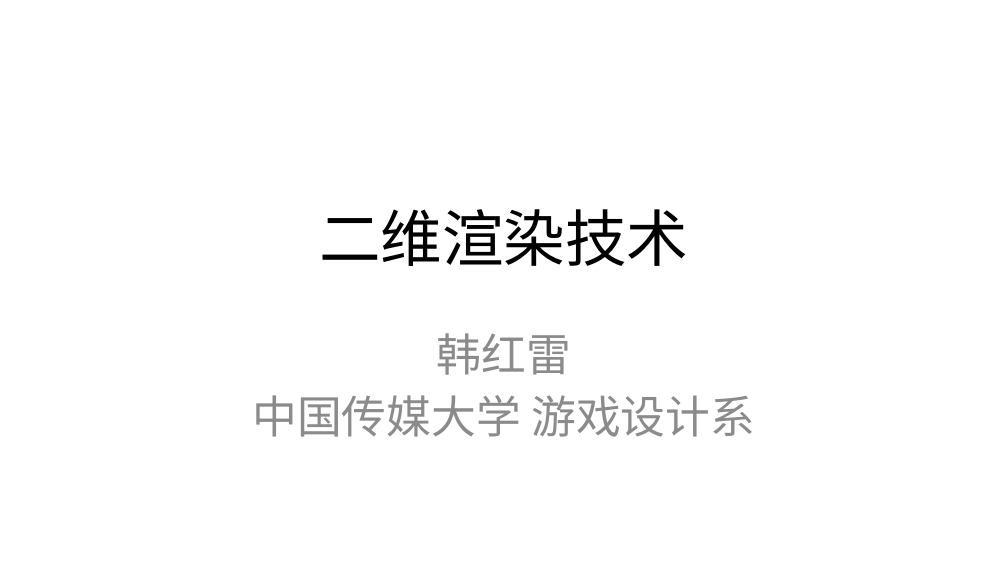
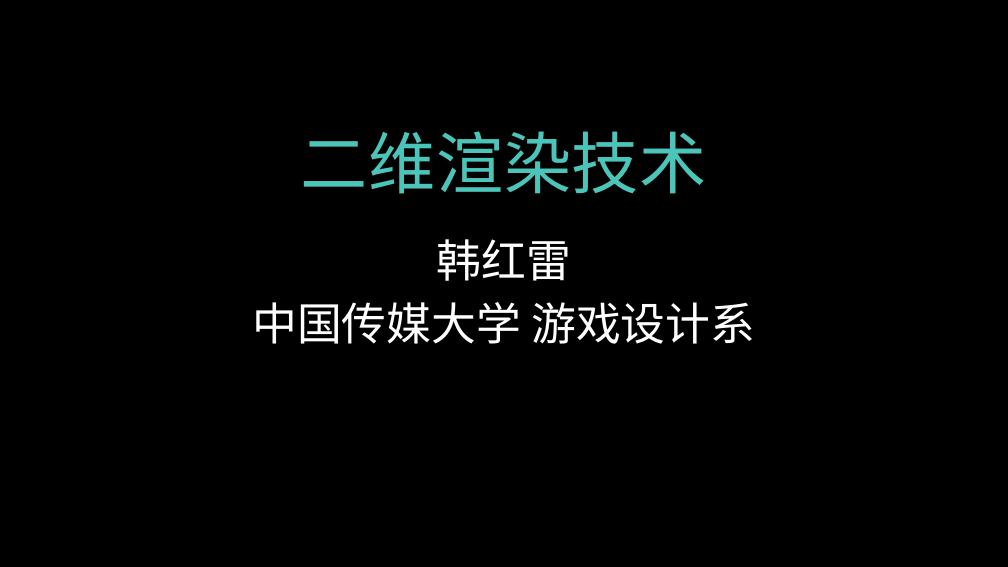
Before and after one commit to hanhonglei/Course_GameEngine, a slide deck: slide 1 of Slides/Principle/10 二维渲染技术/10 二维渲染技术.pptx. Drawn at 1008x567 pixels with LibreOffice and Linux fonts; fonts in the diff are those of the drawing; background and template pictures are left out. Boxes give left, top, right and bottom in pixels: in the first picture for what was removed or moved away, otherwise in the second. Text is boxed around its words. In the diff, an @@ line names an element or a change of style, - is before the commit and + after.

```diff
--- a/Slides/Principle/10 二维渲染技术/10 二维渲染技术.pptx
+++ b/Slides/Principle/10 二维渲染技术/10 二维渲染技术.pptx
@@ background #FFFFFF to picture (left out) @@
@@ title "二维渲染技术": place and size @@
-title "二维渲染技术" at (319, 209, 689, 266)
+title "二维渲染技术" at (301, 131, 707, 194)
@@ title "二维渲染技术" at (301, 131, 707, 194): size 44 to 48 pt, font Calibri to Arial, text colour #000000 to #4BC5B9, letter spacing 0 to 0.5 pt @@
@@ subtitle "韩红雷": place and size @@
-subtitle "韩红雷" at (252, 333, 755, 437)
+subtitle "韩红雷" at (252, 239, 755, 344)
@@ subtitle "韩红雷" at (252, 239, 755, 344): font Calibri to Times New Roman, text colour #8C8C8C to #FFFFFF @@
```
Also in this commit, not shown: 1 other slide changed, 81 slides added, 46 other files.
